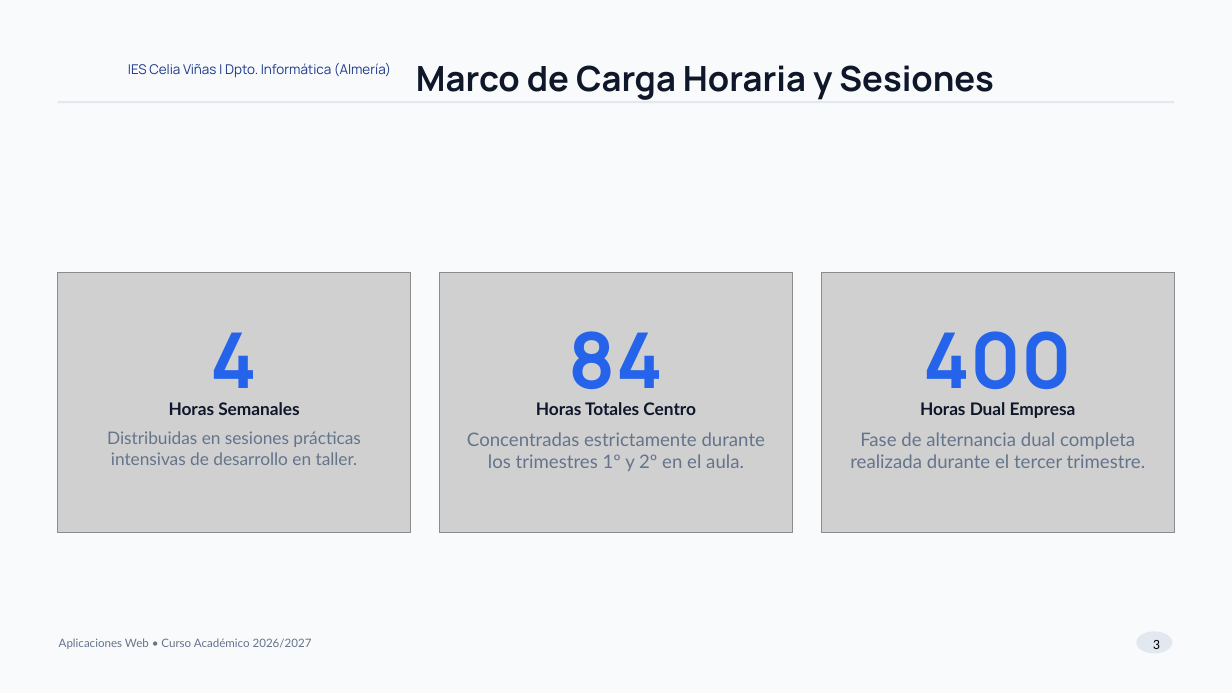
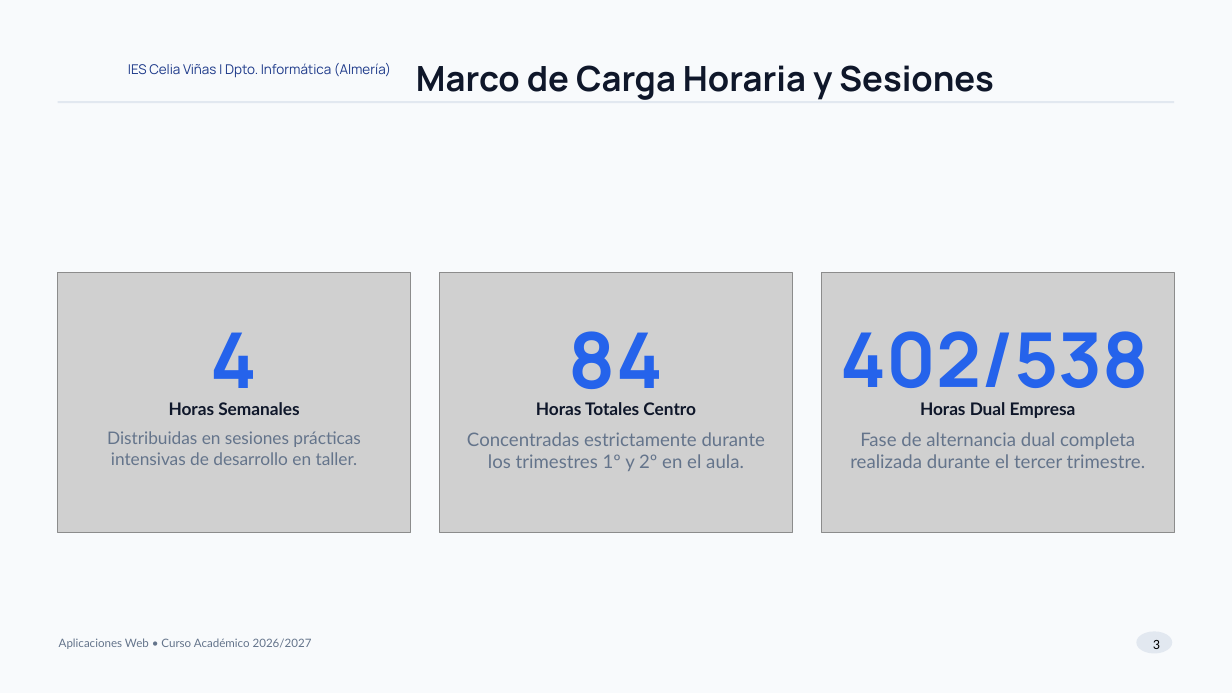
Before and after one commit to juansimonsanchez/html, a slide deck: slide 3 of apl/APL_Presentacion_26_27.pptx. Drawn at 1232x693 pixels with LibreOffice and Linux fonts; fonts in the diff are those of the drawing; grey boxes stand for pictures; background and template pictures are left out. Boxes give left, top, right and bottom in pixels: in the first picture for what was removed or moved away, otherwise in the second. Text is boxed around its words. In the diff, an @@ line names an element or a change of style, - is before the commit and + after.

```diff
--- a/apl/APL_Presentacion_26_27.pptx
+++ b/apl/APL_Presentacion_26_27.pptx
@@ text at (841,331,1149,407): text changed; size 60 to 59 pt @@
-400
+402/538
```
Also in this commit, not shown: 2 other slides changed, 11 other files.
